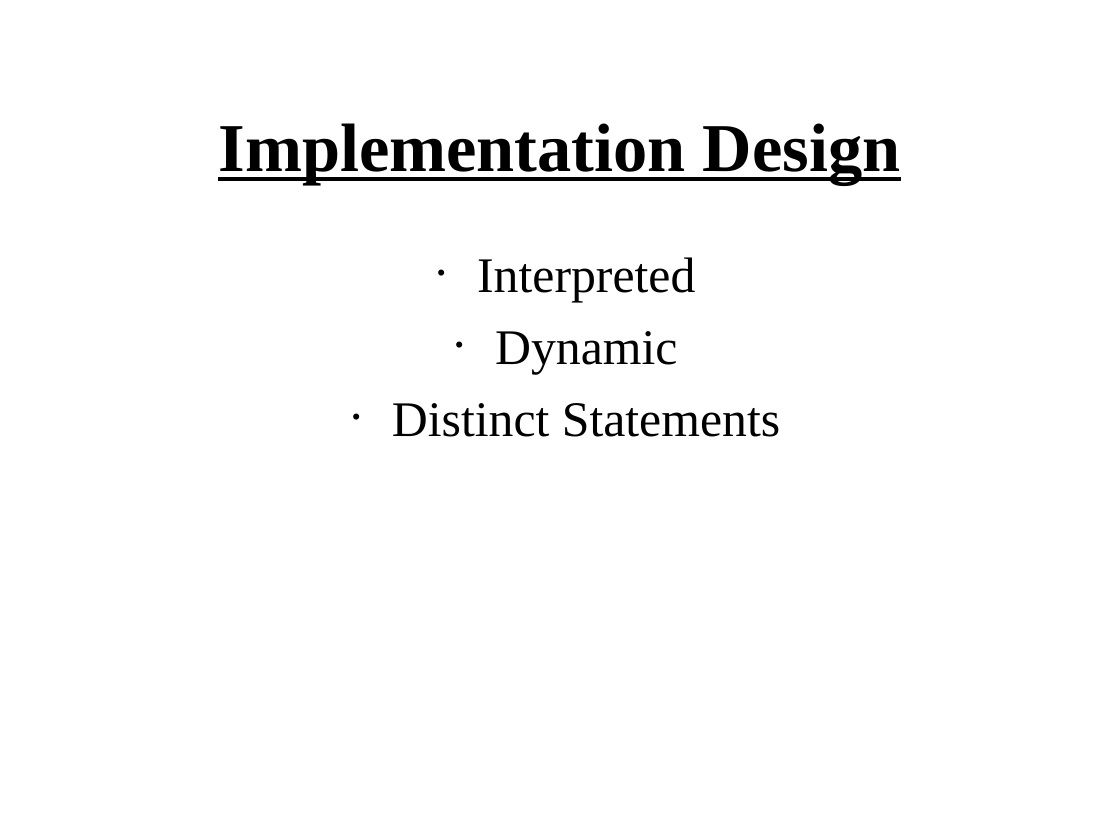
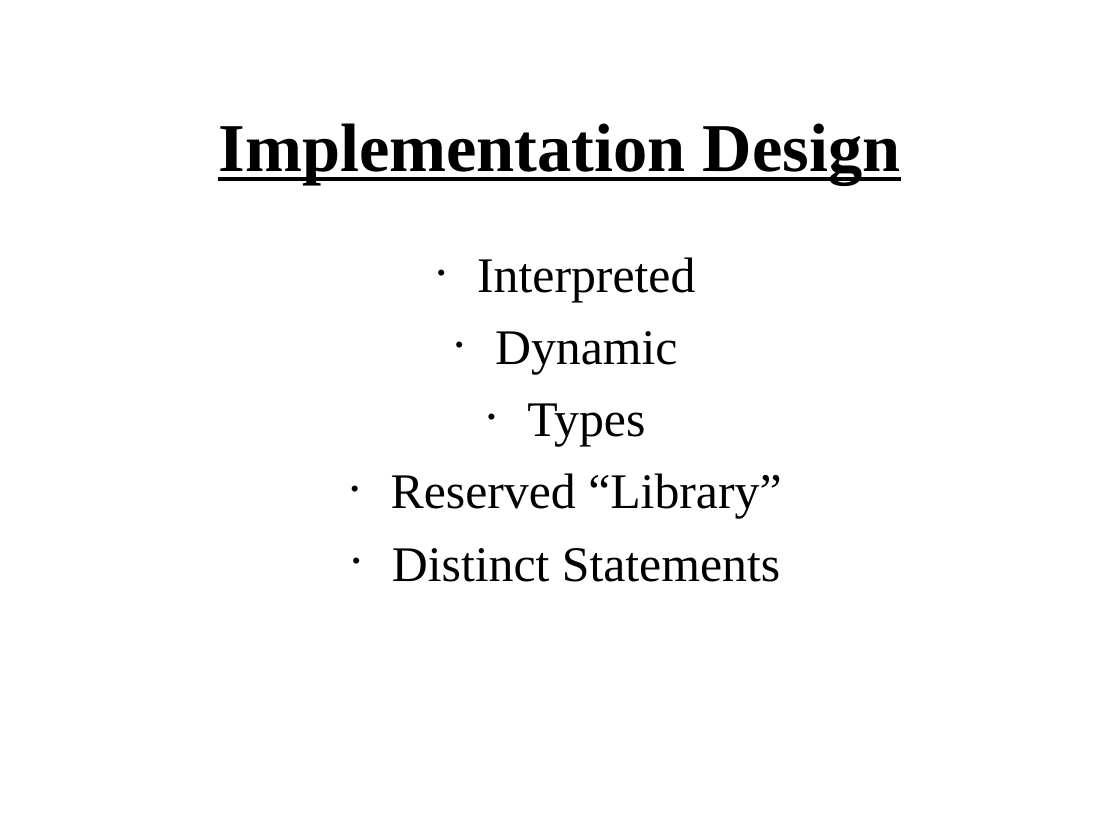
Before and after one commit to waseemilahi/drul, a slide deck: slide 1 of Presentation/Part3.ppt. Drawn at 1120x840 pixels with LibreOffice and Linux fonts; fonts in the diff are those of the drawing. Boxes give left, top, right and bottom in pixels: in the first picture for what was removed or moved away, otherwise in the second. Text is boxed around its words. In the diff, an @@ line names an element or a change of style, - is before the commit and + after.

```diff
--- a/Presentation/Part3.ppt
+++ b/Presentation/Part3.ppt
@@ text at [391,403,781,519]: paragraphs added @@
+• Types
+• Reserved “Library”
```
Also in this commit, not shown: 2 other slides changed.
